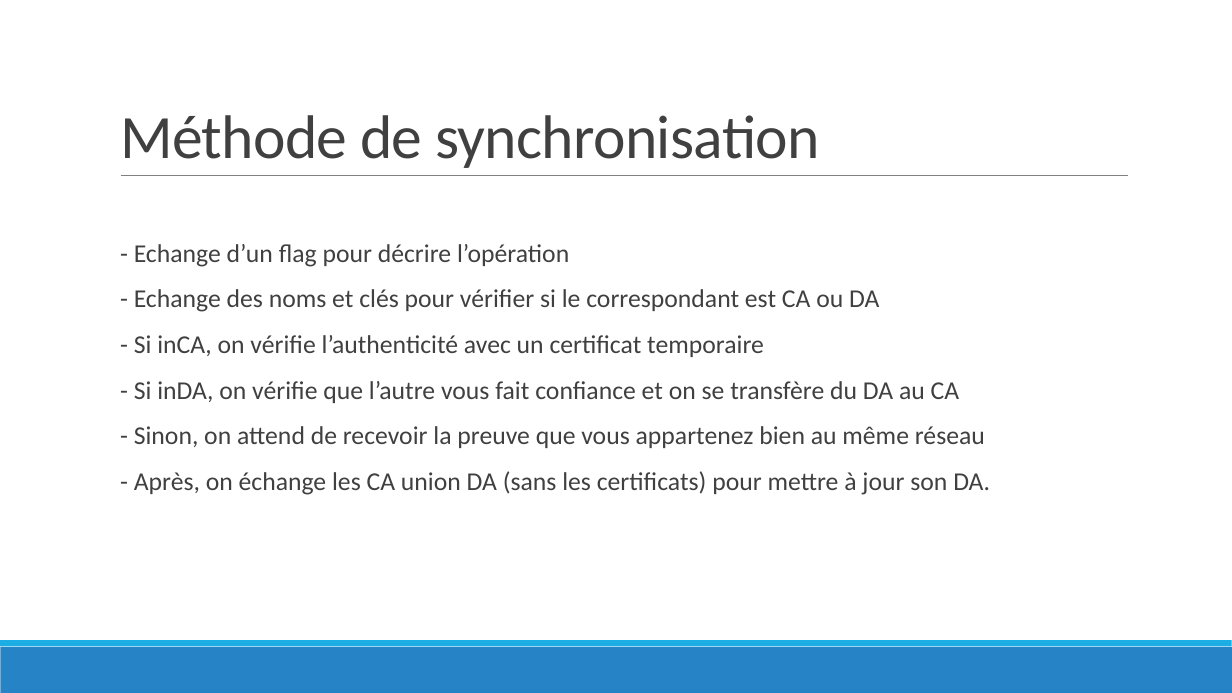
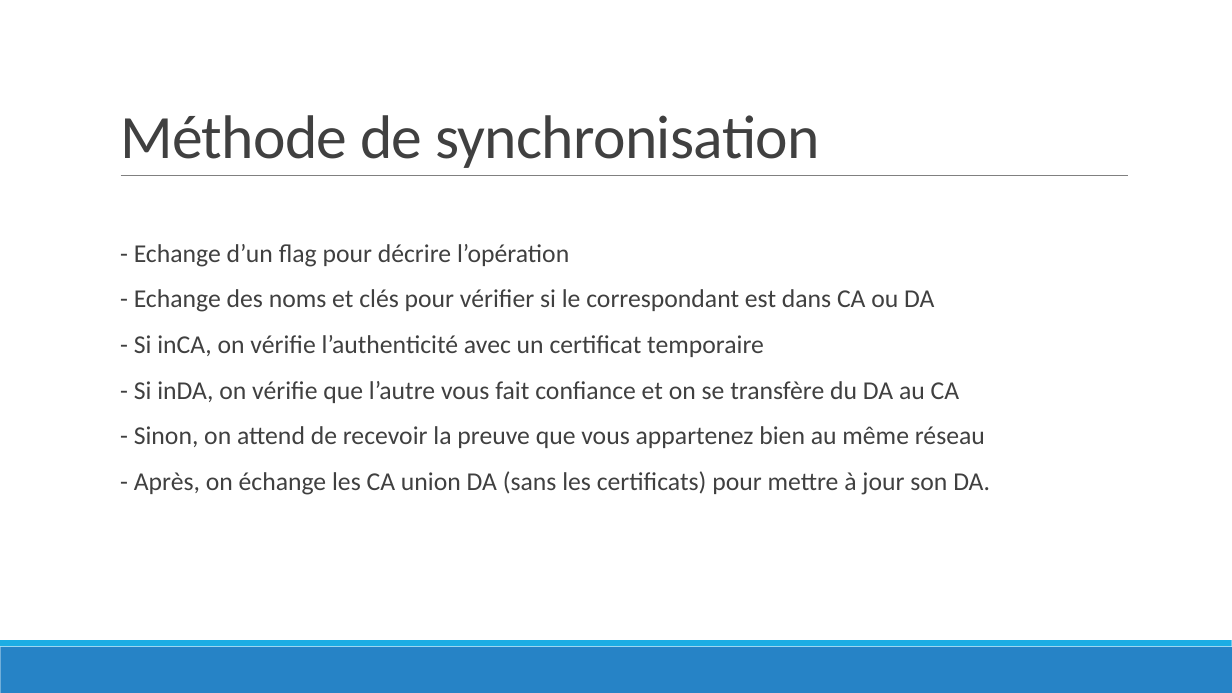
Before and after one commit to StairZ0/SSL_TL, a slide deck: slide 10 of Présentation TL cryptographie.pptx. Drawn at 1232x693 pixels with LibreOffice and Linux fonts; fonts in the diff are those of the drawing. Boxes give left, top, right and bottom in pixels: in the first picture for what was removed or moved away, otherwise in the second. Text is boxed around its words. In the diff, an @@ line names an element or a change of style, - is before the commit and + after.

```diff
--- a/Présentation TL cryptographie.pptx
+++ b/Présentation TL cryptographie.pptx
@@ text at [134,289,934,312]: text changed @@
-  - Echange des noms et clés pour vérifier si le correspondant est CA ou DA
+  - Echange des noms et clés pour vérifier si le correspondant est dans CA ou DA
```
Also in this commit, not shown: 4 other slides changed.
